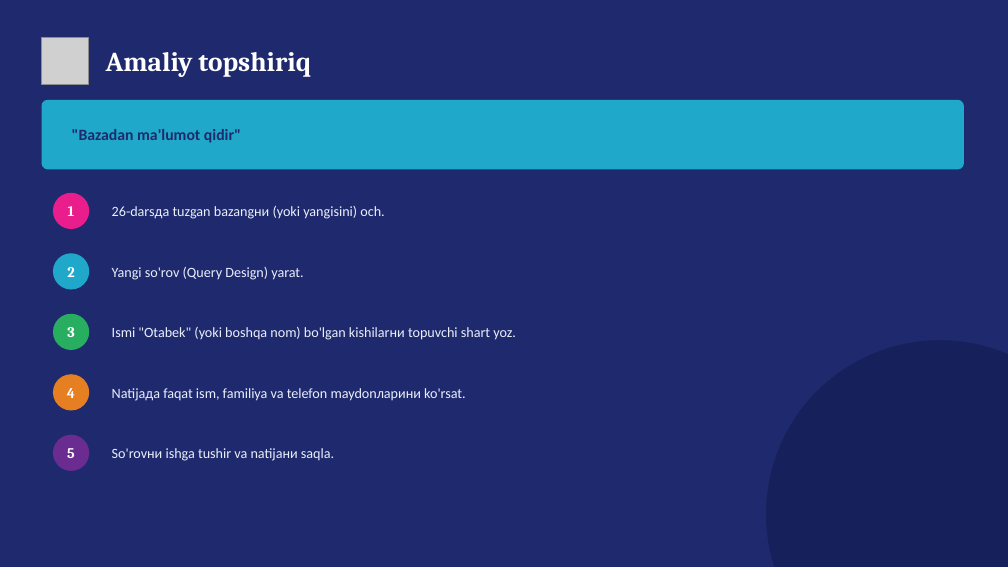
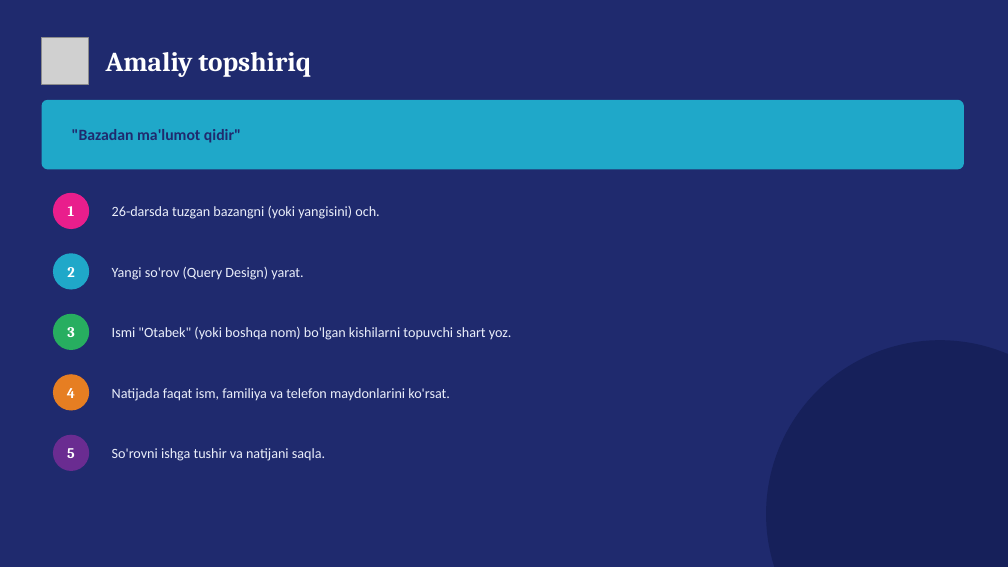
Before and after one commit to Xusanbek0039/kompyuter_savodxonligi_it_shaharcha, a slide deck: slide 5 of 27-dars - Sodda bazalar yaratish va so'rovlar/27-dars - Slayd.pptx. Drawn at 1008x567 pixels with LibreOffice and Linux fonts; fonts in the diff are those of the drawing; grey boxes stand for pictures. Boxes give left, top, right and bottom in pixels: in the first picture for what was removed or moved away, otherwise in the second. Text is boxed around its words. In the diff, an @@ line names an element or a change of style, - is before the commit and + after.

```diff
--- a/27-dars - Sodda bazalar yaratish va so'rovlar/27-dars - Slayd.pptx
+++ b/27-dars - Sodda bazalar yaratish va so'rovlar/27-dars - Slayd.pptx
@@ text at [112,206,379,219]: text changed @@
-26-darsда tuzgan bazangни (yoki yangisini) och.
+26-darsda tuzgan bazangni (yoki yangisini) och.
@@ text at [112,327,512,340]: text changed @@
-Ismi "Otabek" (yoki boshqa nom) bo'lgan kishilarни topuvchi shart yoz.
+Ismi "Otabek" (yoki boshqa nom) bo'lgan kishilarni topuvchi shart yoz.
@@ text at [112,388,450,401]: text changed @@
-Natijада faqat ism, familiya va telefon maydonларини ko'rsat.
+Natijada faqat ism, familiya va telefon maydonlarini ko'rsat.
@@ text at [112,448,325,461]: text changed @@
-So'rovни ishga tushir va natijани saqla.
+So'rovni ishga tushir va natijani saqla.
```
Also in this commit, not shown: 2 other slides changed, 34 other files.
